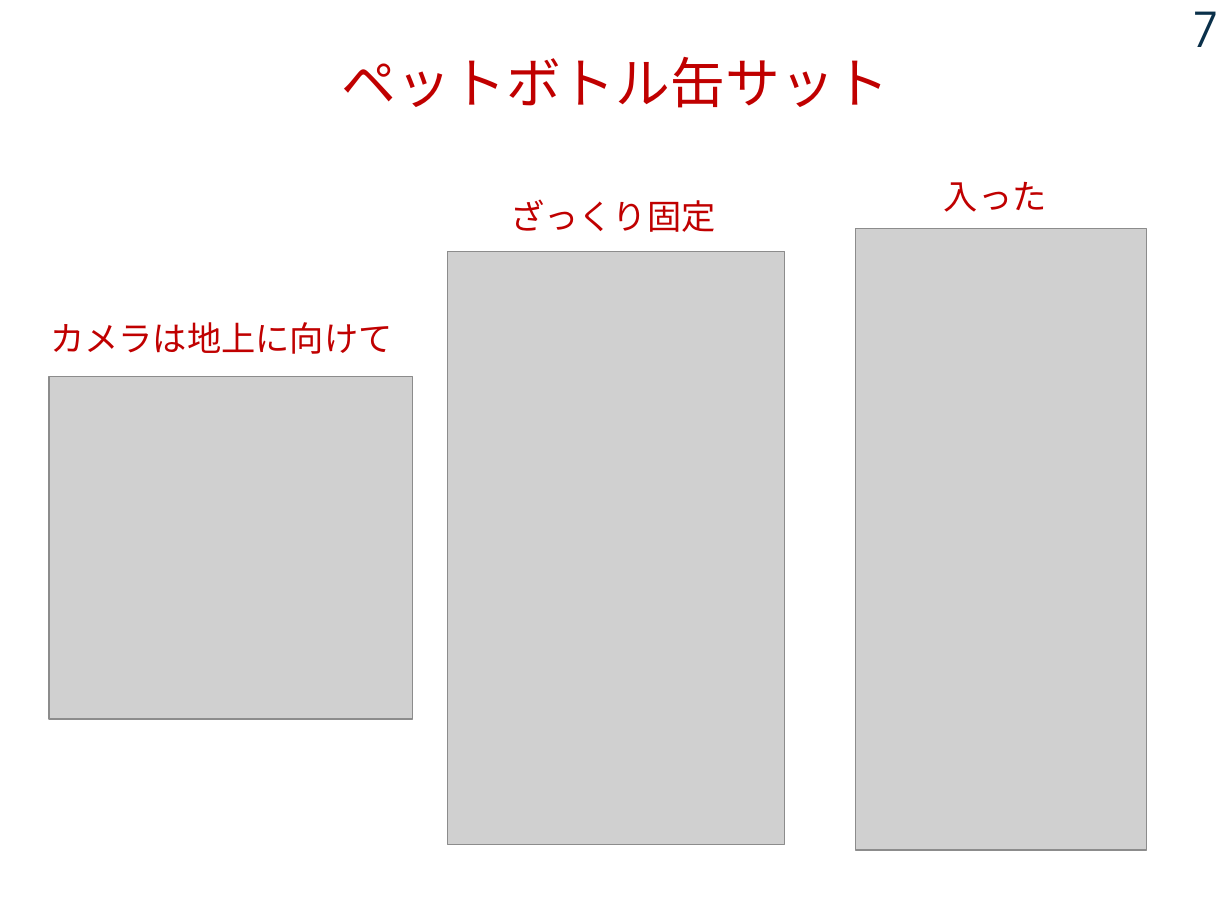
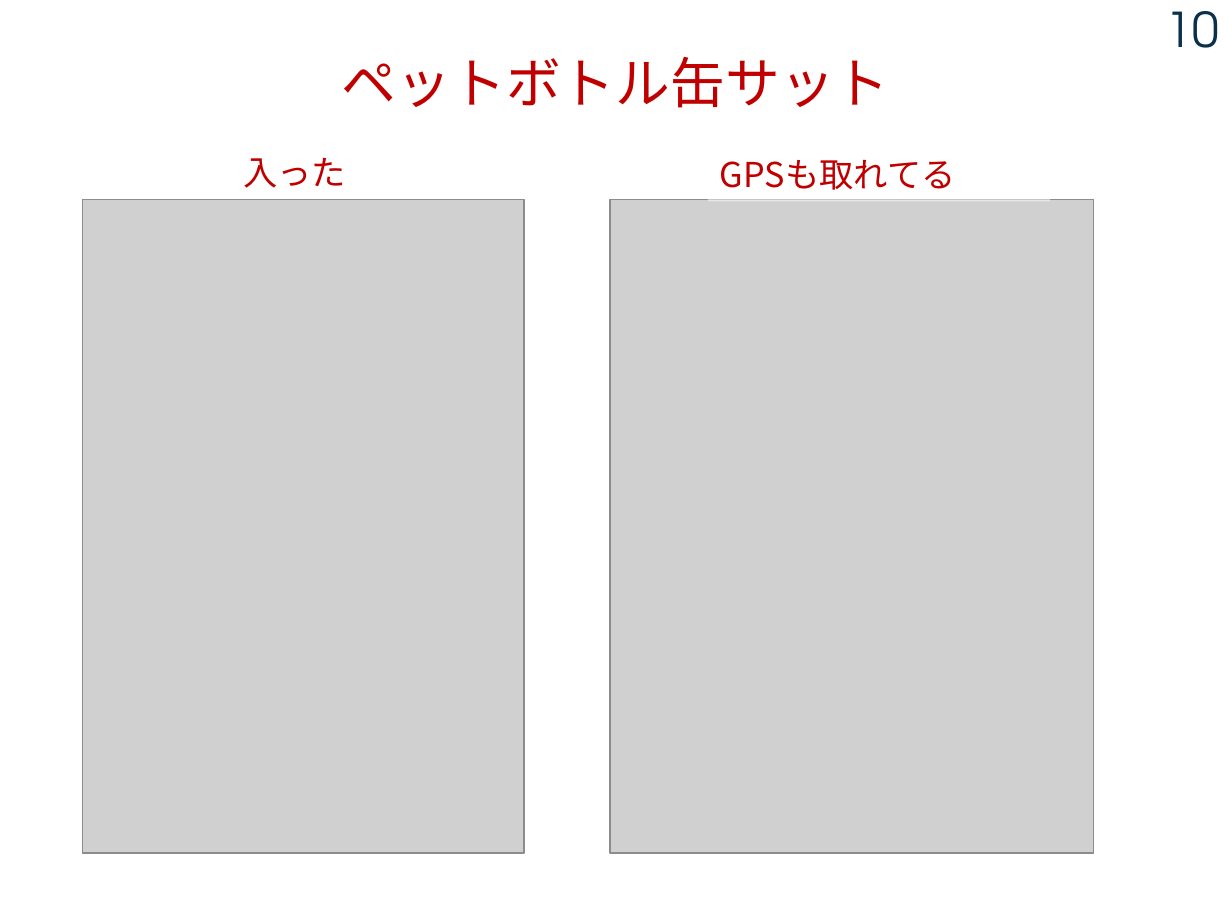
Before and after one commit to tarosay/cansat2026_Sample, a slide deck: slide 10 of Documents/2026_07_02_ペットボトル缶サットを作ろう.pptx (slide 7 before the commit). Drawn at 1232x924 pixels with LibreOffice and Linux fonts; fonts in the diff are those of the drawing; grey boxes stand for pictures. Boxes give left, top, right and bottom in pixels: in the first picture for what was removed or moved away, otherwise in the second. Text is boxed around its words. In the diff, an @@ line names an element or a change of style, - is before the commit and + after.

```diff
--- a/Documents/2026_07_02_ペットボトル缶サットを作ろう.pptx
+++ b/Documents/2026_07_02_ペットボトル缶サットを作ろう.pptx
@@ page number at [1166,11,1219,48]: text changed @@
-7
+10
@@ rectangle "入った": place and size @@
-rectangle "入った" at [944,181,1047,212]
+rectangle "入った" at [230,145,370,200]
@@ rectangle added at [708,148,1051,202], fill #FFFFFF at 50% opacity, 20 pt, text #C00000 @@
+GPSも取れてる
@@ picture added at [83,200,524,854] @@
@@ text removed at [510,199,716,232] @@
-ざっくり固定
@@ picture added at [610,200,1094,854] @@
@@ picture removed at [856,229,1147,850] @@
@@ picture removed at [447,251,785,844] @@
@@ text removed at [50,322,393,354] @@
-カメラは地上に向けて
@@ picture removed at [49,377,413,719] @@
```
Also in this commit, not shown: 5 other slides changed, 2 slides added, 2 slides removed, 1 other file.
